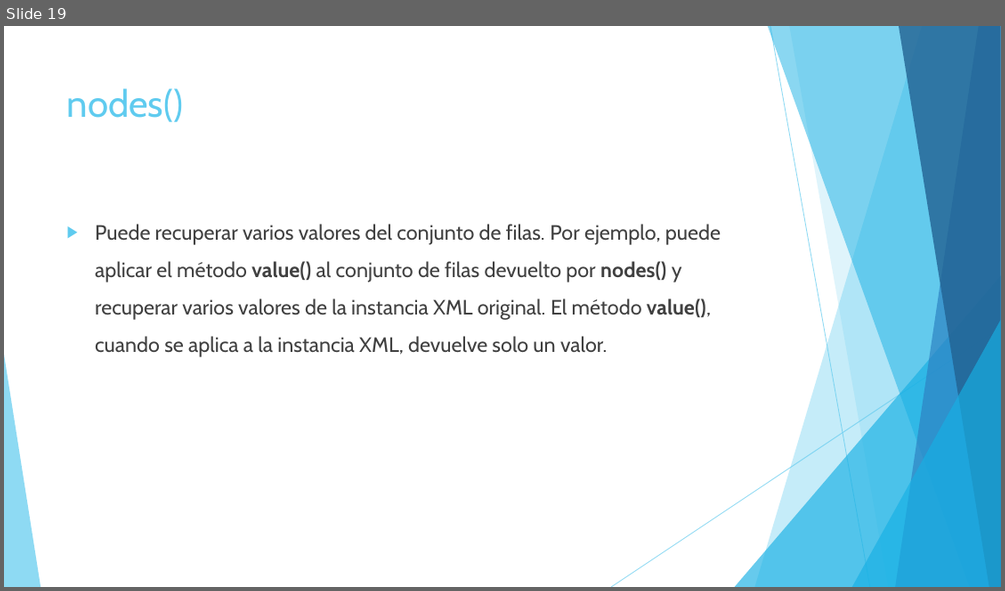
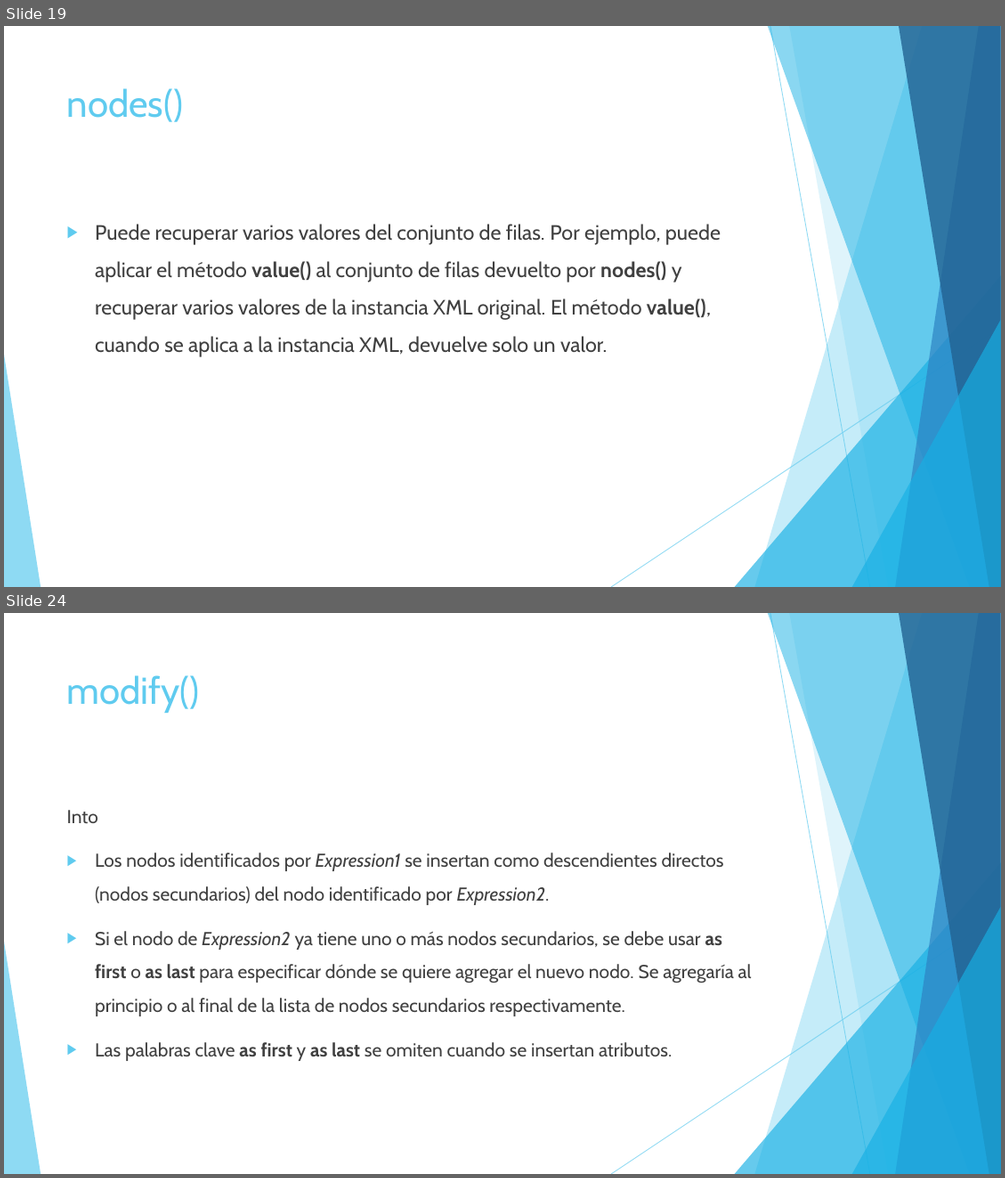
Before and after one commit to l2andy/KnockoutExample, a slide deck: Ponencias/Manejo de XML con SQL Server.pptx. Shown one above the other, each under a label of ours: slide 19 before the commit, slides 19 and 24 after it; the slides between them are not shown. The pictures are 1005x591 and 1005x1178 pixels, drawn with LibreOffice and Linux fonts; fonts in the diff are those of the drawing. Boxes give left, top, right and bottom in pixels: in the first picture for what was removed or moved away, otherwise in the second. Text is boxed around its words. In the diff, an @@ line names an element or a change of style, - is before the commit and + after.

Commit message:
Se agrega archivo xml_query

```diff
--- a/Ponencias/Manejo de XML con SQL Server.pptx
+++ b/Ponencias/Manejo de XML con SQL Server.pptx
@@ slide 24 added at (4, 613, 1001, 1174), background #FFFFFF; not listed: 10 template elements that a slide beside it also shows @@
@@ title added at (67, 675, 200, 713), 36 pt, text #5FCBEF @@
+modify()
@@ text added at (67, 810, 752, 1061), 18 pt, text #404040 @@
+Into
+▶ Los nodos identificados por Expression1 se insertan como descendientes directos (nodos secundarios) del nodo identificado por Expression2.
+▶ Si el nodo de Expression2 ya tiene uno o más nodos secundarios, se debe usar as first o as last para especificar dónde se quiere agregar el nuevo nodo. Se agregaría al principio o al final de la lista de nodos secundarios respectivamente.
+▶ Las palabras clave as first y as last se omiten cuando se insertan atributos.
```
Also in this commit, not shown: 2 slides changed, 9 other slides added, 1 slide removed, 1 other file.
